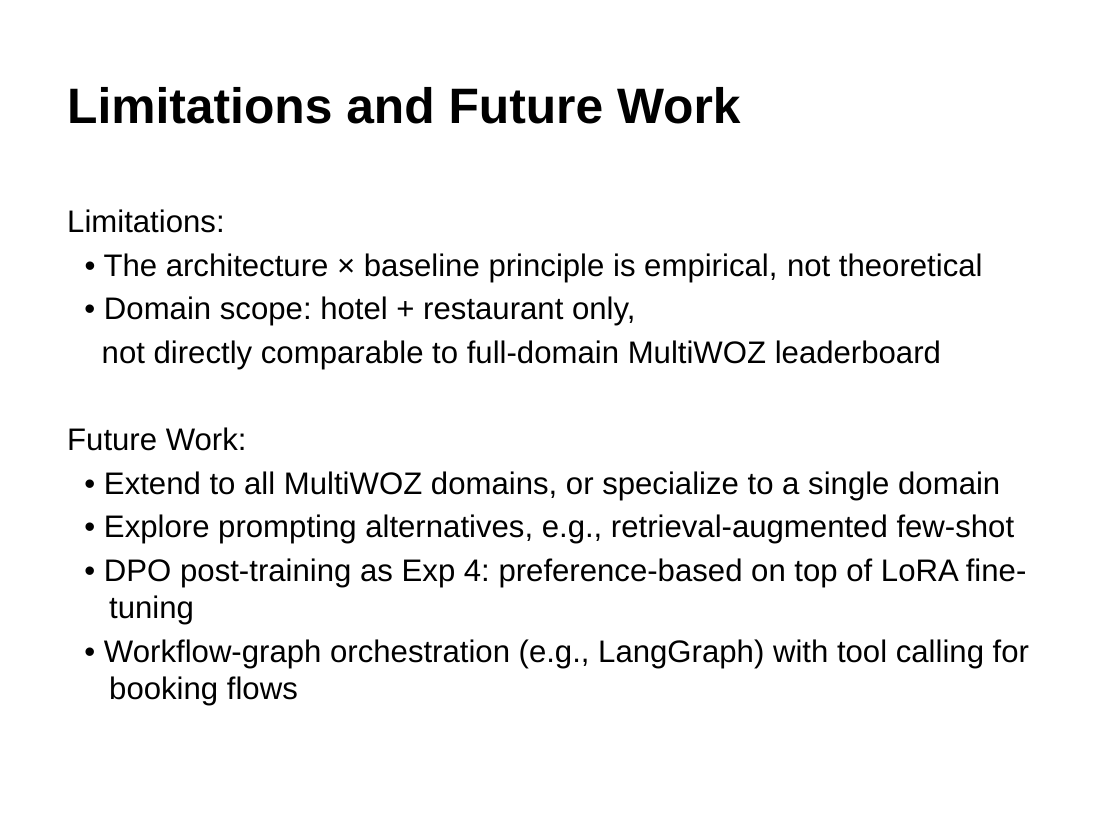
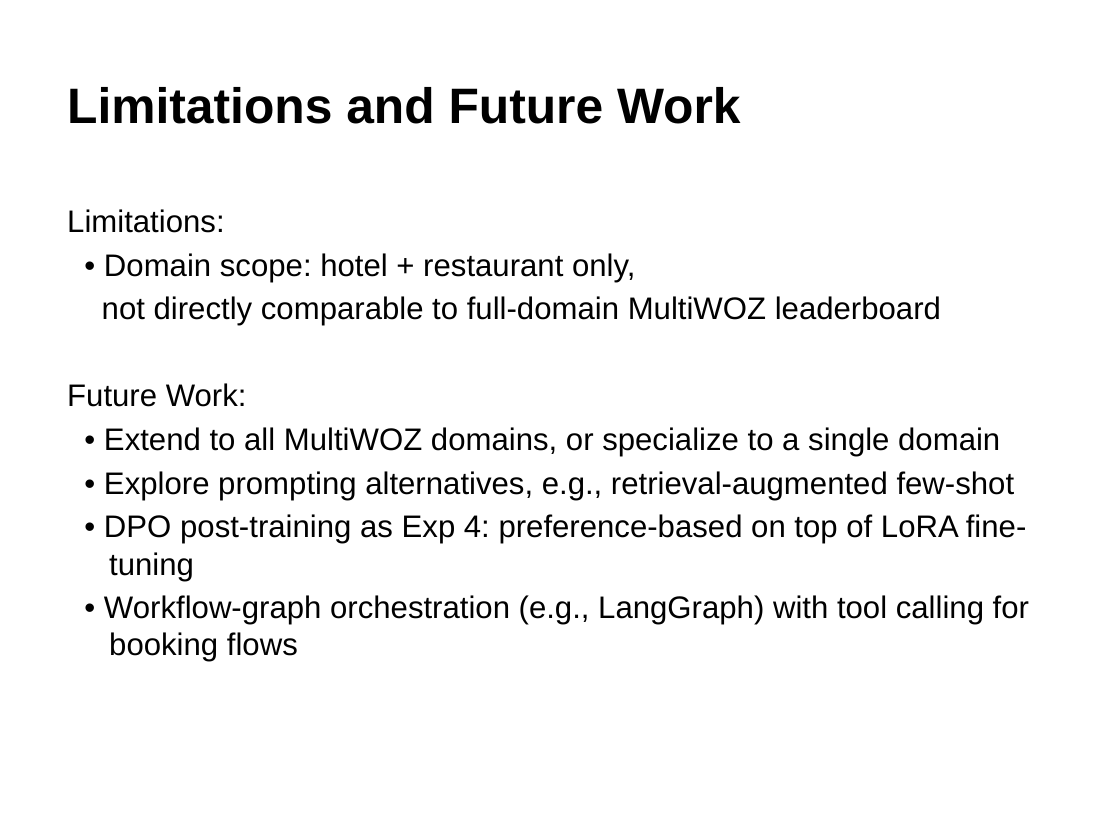
Before and after one commit to GiX007/mlp4cs, a slide deck: slide 17 of docs/presentation.pptx. Drawn at 1120x840 pixels with LibreOffice and Linux fonts; fonts in the diff are those of the drawing. Boxes give left, top, right and bottom in pixels: in the first picture for what was removed or moved away, otherwise in the second. Text is boxed around its words. In the diff, an @@ line names an element or a change of style, - is before the commit and + after.

```diff
--- a/docs/presentation.pptx
+++ b/docs/presentation.pptx
@@ text at [104, 253, 983, 282]: paragraph removed @@
-• The architecture × baseline principle is empirical, not theoretical
```
Also in this commit, not shown: 4 other slides changed.
